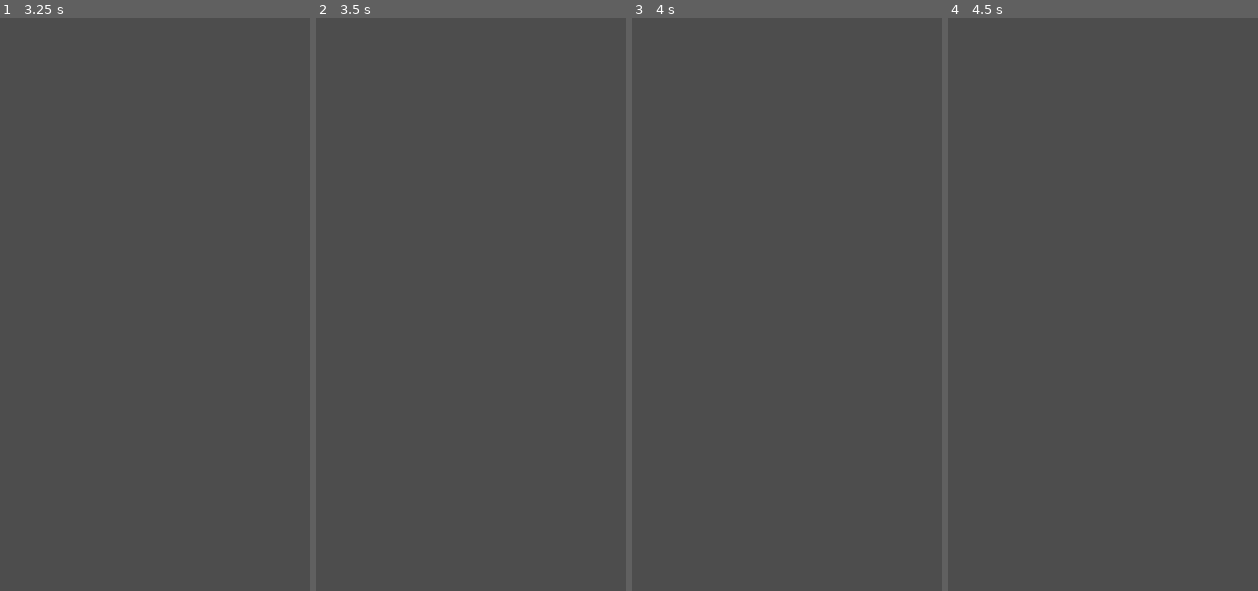
Above: before the commit, frames 1-4 (left to right).
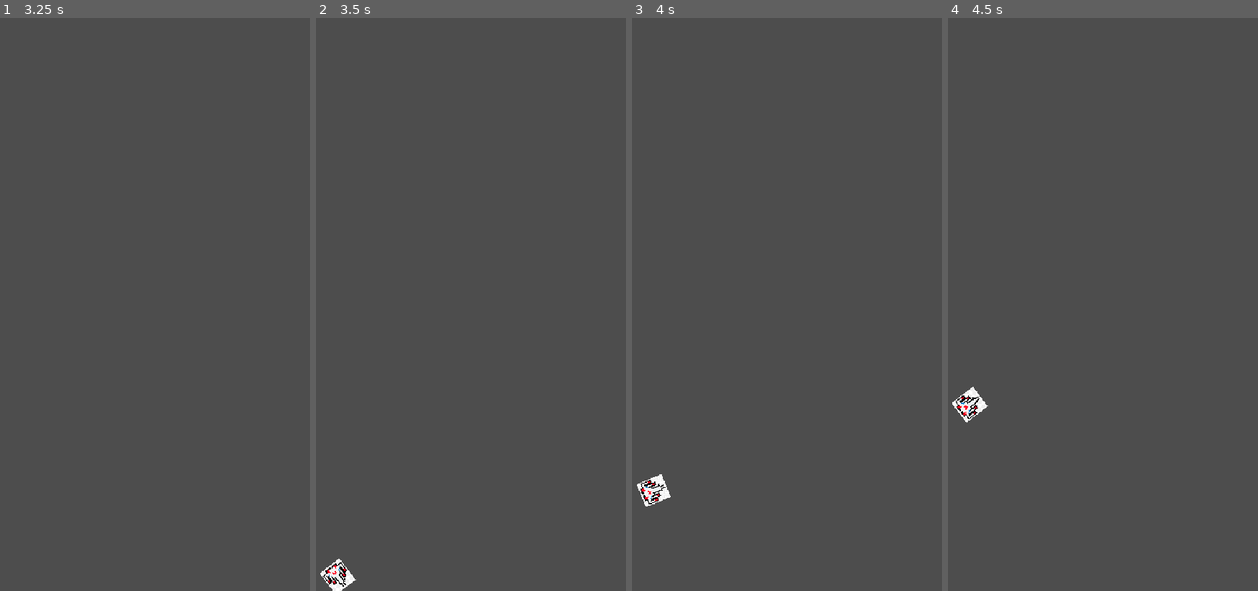
Above: after the commit, the same moments.

Repository: Tyler-Lafond/asteroids
Game: Godot game, scene res://MainScene.tscn
Two runs of this game, one before a commit and one after it. Both use one fixed random seed, a clock stepped at 60 frames per second and the inputs below.
Inputs:
- Up to frame 1 (3.25 s): tap Enter at 0.5 s; hold W (move_forward) 0.53-2.03 s; hold A (rotate_left) from 2.03 s (still down)
- Up to frame 2 (3.5 s): keep holding A (rotate_left)
- Up to frame 3 (4 s): keep holding A (rotate_left)
- Up to frame 4 (4.5 s): release A (rotate_left) at 4.28 s; hold D (rotate_right) from 4.28 s (still down)

Frame 1 is identical in both runs. In frame 2, 0.4% of the frame differs, in the area x 1-13%, y 94-100%; in frame 3, 0.4%; in frame 4, 0.4%, in the area x 1-13%, y 64-71%.
Error before the commit: Parse Error: Expected closing ")" after function parameters. (res://global.gd:13)

Commit message:
Fixed ship movement
Fixed ship movement by moving screen wrap to global script

Diff:
--- a/Entities/player.gd
+++ b/Entities/player.gd
@@ -1,5 +1,4 @@
 extends Node2D
-
 
 # Called when the node enters the scene tree for the first time.
 func _ready() -> void:
@@ -24,3 +23,7 @@
 		rotation_degrees += rotation_speed * delta
 
 	position += velocity * delta
+
+	var screen_size = get_viewport_rect().size
+
+	position = Utils._wrap_around_screen(position.x, position.y, screen_size.x, screen_size.y)
--- a/Entities/player.tscn
+++ b/Entities/player.tscn
@@ -8,6 +8,8 @@
 [node name="Player" type="Node2D" unique_id=603300937]
 scale = Vector2(0.05, 0.05)
 script = ExtResource("1_gb1tc")
+acceleration = null
+rotation_speed = null
 
 [node name="CharacterBody2D" type="CharacterBody2D" parent="." unique_id=799750649]
 
--- a/global.gd
+++ b/global.gd
@@ -1,4 +1,5 @@
 extends Node
+class_name Utils
 
 
 # Called when the node enters the scene tree for the first time.
@@ -10,13 +11,15 @@
 func _process(delta: float) -> void:
 	pass
 
-func _wrap_around_screen(float x, float y):
-	var screen_size = get_viewport_rect().size
-	if x < 0:
-		x = screen_size.x
-	elif x > screen_size.x:
+static func _wrap_around_screen(x: float, y: float, screenX: float, screenY: float) -> Vector2:
+	pass
+	var boundary: float = 100.0
+	if x < 0 - boundary:
+		x = screenX
+	elif x > screenX + boundary:
 		x = 0
-	if y < 0:
-		y = screen_size.y
-	elif y > screen_size.y:
+	if y < 0 - boundary:
+		y = screenY
+	elif y > screenY + boundary:
 		y = 0
+	return Vector2(x, y)
